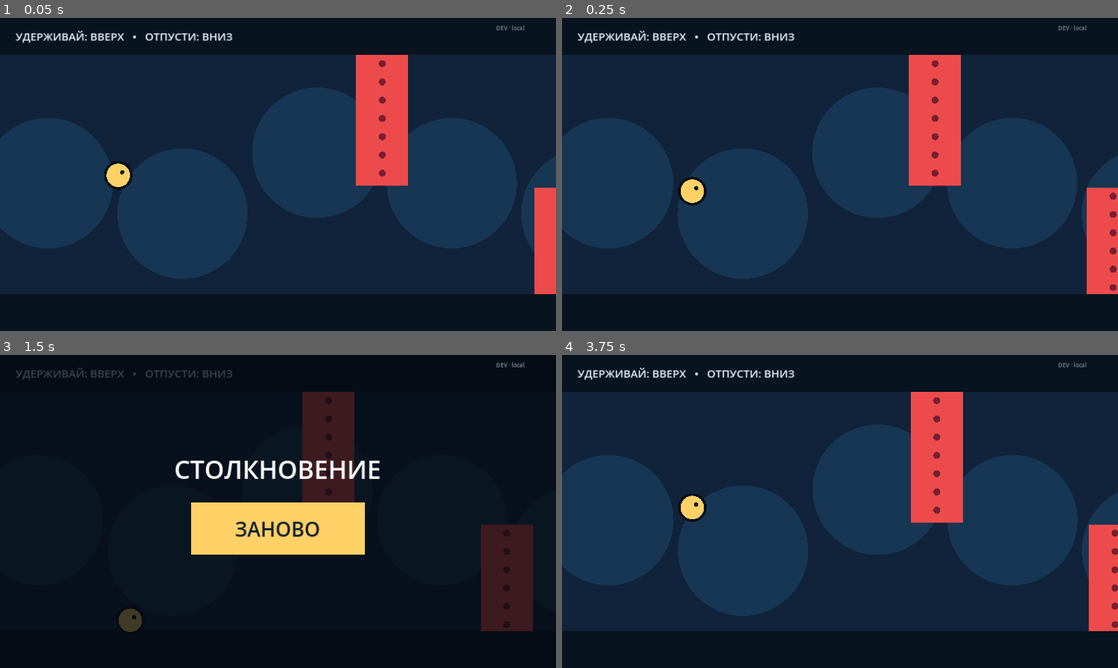
Above: before the commit, frames 1-4 (two rows, left to right).
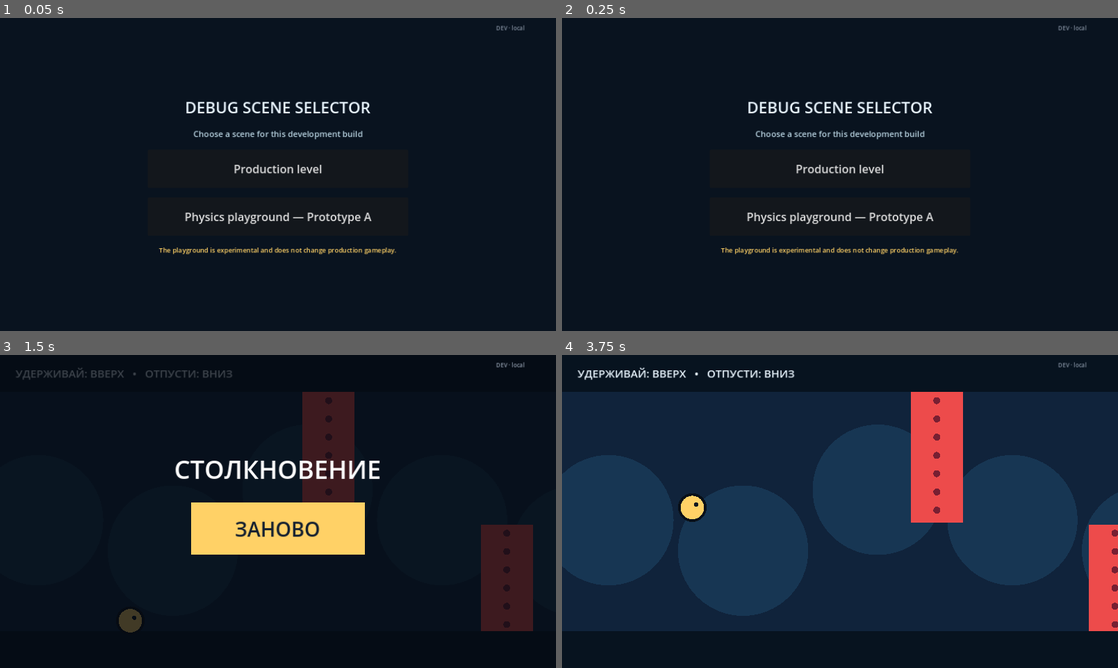
Above: after the commit, the same moments.

Repository: ted7007/test-ai-game
Game: Godot game, scene res://debug_launcher.tscn
Same seed, same stepped clock (60 frames per second), same inputs: the game is played once before the commit and once after it. Before the commit the project starts from res://main.tscn.
Inputs (mouse positions are in pixels of both pictures, inside the frame that each line leads up to):
- Up to frame 1 (0.05 s): no input
- Up to frame 2 (0.25 s): no input
- Up to frame 3 (1.5 s): click (278, 505) at 0.5 s, where only the run after the commit has a clickable "Production level"; click "DEV · local" at 1.25 s
- Up to frame 4 (3.75 s): click "DEV · local" at 2 s; click "DEV · local" at 2.75 s; tap Enter (ui_accept) at 3.5 s; move the mouse to (962, 495) at 3.52 s; hold Space (fly) from 3.53 s (still down); click (962, 495) at 3.67 s

The runs differ from the first frame. In frame 1, 77% of the frame differs, in the area x 0-100%, y 4-89%; in frame 2, 77%; in frame 3, less than 0.1%; in frame 4, nothing differs.

Commit message:
Add debug scene selector

Diff:
--- /dev/null
+++ b/debug_launcher.gd
@@ -0,0 +1,44 @@
+extends Control
+
+const PRODUCTION_SCENE := "res://main.tscn"
+const PLAYGROUND_SCENE := "res://experiments/physics_playground/physics_playground.tscn"
+
+func _ready() -> void:
+	var background := ColorRect.new()
+	background.color = Color("09131f")
+	background.set_anchors_and_offsets_preset(Control.PRESET_FULL_RECT)
+	add_child(background)
+	var menu := VBoxContainer.new()
+	menu.set_anchors_preset(Control.PRESET_CENTER)
+	menu.position = Vector2(-300, -180)
+	menu.size = Vector2(600, 360)
+	menu.add_theme_constant_override("separation", 22)
+	add_child(menu)
+	menu.add_child(_label("DEBUG SCENE SELECTOR", 36, Color("eaf6ff")))
+	menu.add_child(_label("Choose a scene for this development build", 19, Color("b9d4e2")))
+	menu.add_child(_button("Production level", _on_production_pressed))
+	menu.add_child(_button("Physics playground — Prototype A", _on_playground_pressed))
+	menu.add_child(_label("The playground is experimental and does not change production gameplay.", 15, Color("ffd166")))
+
+func _label(value: String, font_size: int, text_color: Color) -> Label:
+	var label := Label.new()
+	label.text = value
+	label.horizontal_alignment = HORIZONTAL_ALIGNMENT_CENTER
+	label.autowrap_mode = TextServer.AUTOWRAP_WORD_SMART
+	label.add_theme_font_size_override("font_size", font_size)
+	label.add_theme_color_override("font_color", text_color)
+	return label
+
+func _button(value: String, action: Callable) -> Button:
+	var button := Button.new()
+	button.text = value
+	button.custom_minimum_size = Vector2(0, 88)
+	button.add_theme_font_size_override("font_size", 26)
+	button.pressed.connect(action)
+	return button
+
+func _on_production_pressed() -> void:
+	get_tree().change_scene_to_file(PRODUCTION_SCENE)
+
+func _on_playground_pressed() -> void:
+	get_tree().change_scene_to_file(PLAYGROUND_SCENE)
--- /dev/null
+++ b/debug_launcher.tscn
@@ -0,0 +1,12 @@
+[gd_scene load_steps=2 format=3]
+
+[ext_resource type="Script" path="res://debug_launcher.gd" id="1_launcher"]
+
+[node name="DebugLauncher" type="Control"]
+layout_mode = 3
+anchors_preset = 15
+anchor_right = 1.0
+anchor_bottom = 1.0
+grow_horizontal = 2
+grow_vertical = 2
+script = ExtResource("1_launcher")
--- a/project.godot
+++ b/project.godot
@@ -11,7 +11,7 @@
 [application]
 
 config/name="Badland Port"
-run/main_scene="res://main.tscn"
+run/main_scene="res://debug_launcher.tscn"
 config/features=PackedStringArray("4.0", "GL Compatibility")
 config/icon="res://icon.svg"
 
